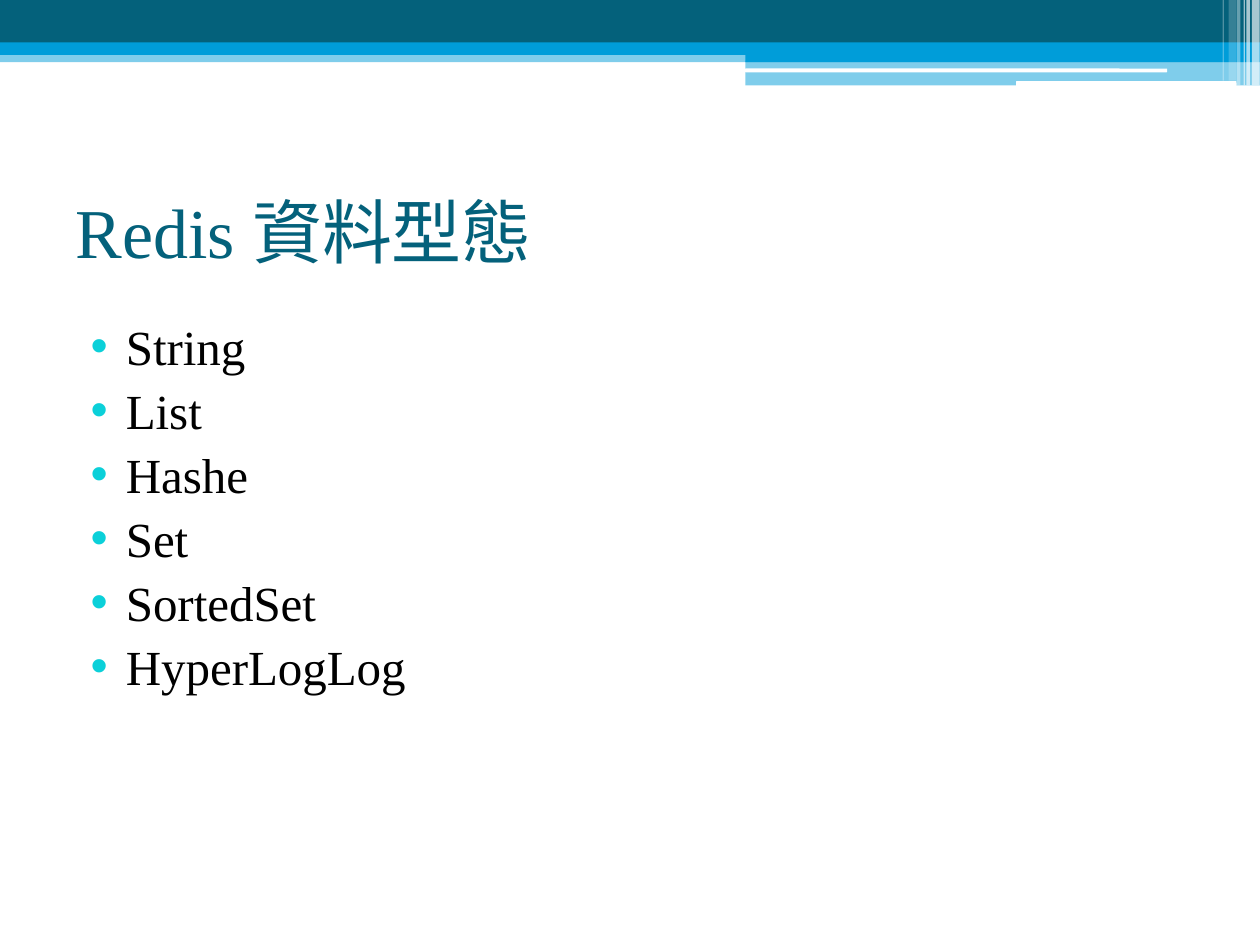
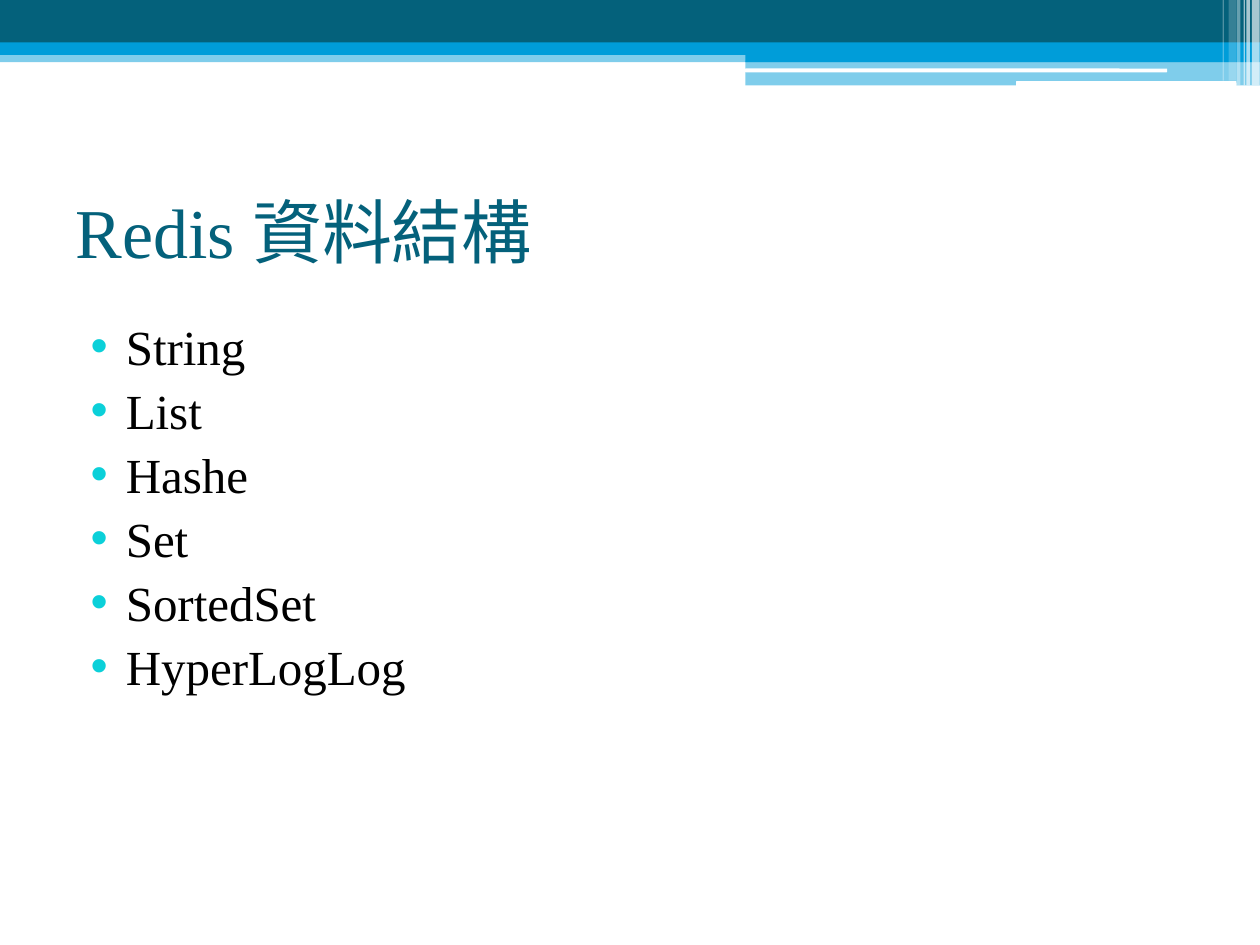
Before and after one commit to family2099/ReadSoccerData, a slide deck: slide 16 of 爬蟲與redis.pptx. Drawn at 1260x945 pixels with LibreOffice and Linux fonts; fonts in the diff are those of the drawing. Boxes give left, top, right and bottom in pixels: in the first picture for what was removed or moved away, otherwise in the second. Text is boxed around its words. In the diff, an @@ line names an element or a change of style, - is before the commit and + after.

```diff
--- a/爬蟲與redis.pptx
+++ b/爬蟲與redis.pptx
@@ title at (x1=75, y1=199, x2=532, y2=264): text changed @@
-Redis 資料型態
+Redis 資料結構
```
Also in this commit, not shown: 7 other slides changed.
